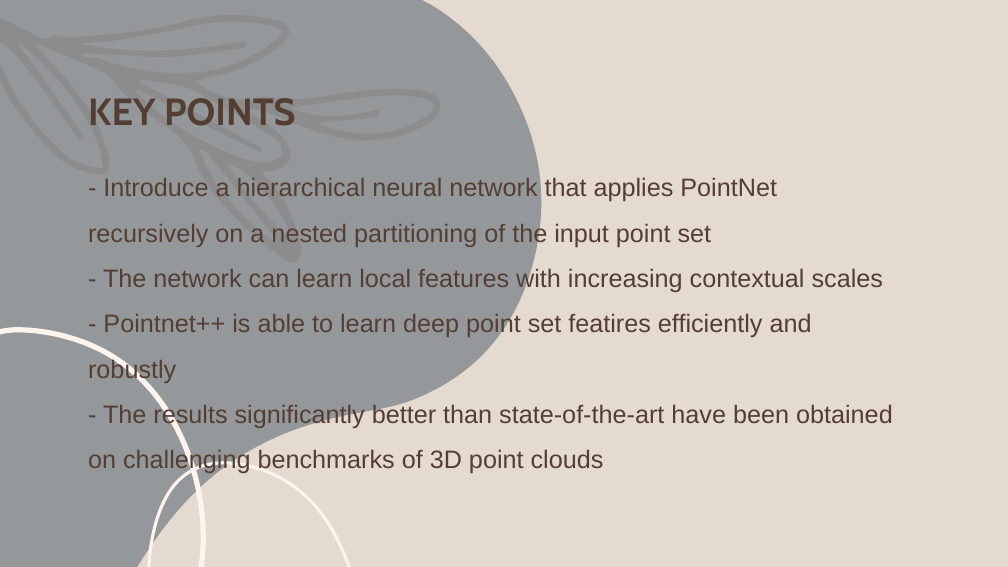
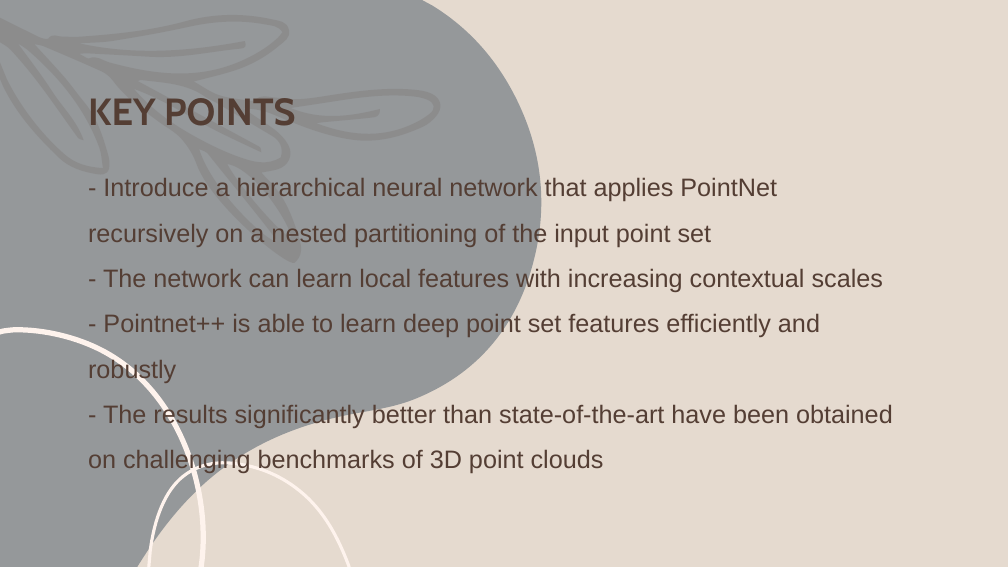
Before and after one commit to HoangTrang150302/AI_test, a slide deck: slide 2 of Task 1/#2 presentation.pptx. Drawn at 1008x567 pixels with LibreOffice and Linux fonts; fonts in the diff are those of the drawing. Boxes give left, top, right and bottom in pixels: in the first picture for what was removed or moved away, otherwise in the second. Text is boxed around its words. In the diff, an @@ line names an element or a change of style, - is before the commit and + after.

```diff
--- a/Task 1/#2 presentation.pptx
+++ b/Task 1/#2 presentation.pptx
@@ title at (x1=88, y1=177, x2=893, y2=474): text changed @@
-- Introduce a hierarchical neural network that applies PointNet recursively on a nested partitioning of the input point set
-- The network can learn local features with increasing contextual scales
-- Pointnet++ is able to learn deep point set featires efficiently and robustly
-- The results significantly better than state-of-the-art have been obtained on challenging benchmarks of 3D point clouds
+- Introduce a hierarchical neural network that applies PointNet recursively on a nested partitioning of the input point set
+- The network can learn local features with increasing contextual scales
+- Pointnet++ is able to learn deep point set features efficiently and robustly
+- The results significantly better than state-of-the-art have been obtained on challenging benchmarks of 3D point clouds
```
Also in this commit, not shown: 4 other slides changed, 19 other files.
